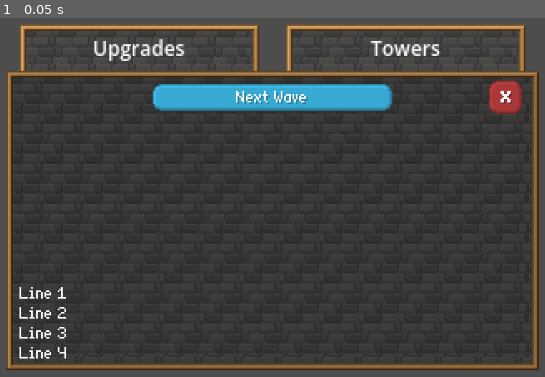
Above: before the commit, frame 1.
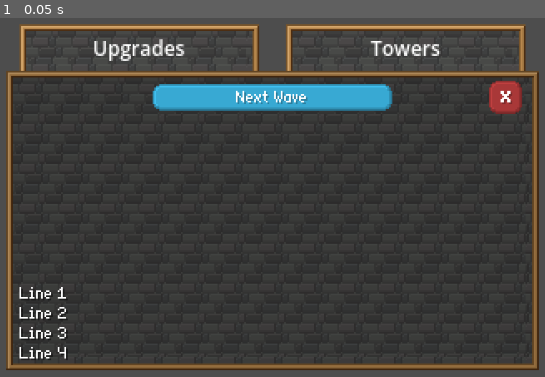
Above: after the commit, the same moment.

Repository: EthanLac13/monsters_vs_machines
Game: Godot game, scene res://scenes/objects/interactable/shop/ShopMenu.tscn
The game is run twice, just before and just after one commit, with the same random seed, the same clock (stepped at 60 frames per second) and the same inputs. This scene is started directly instead of the project's main scene.
Inputs:
- Up to frame 1 (0.05 s): no input

The runs differ from the first frame. In frame 1, 0.1% of the frame differs, in the area x 3-13%, y 75-96%.
Error before the commit: Invalid access to property or key 'shop_unlock_preview' on a base object of type 'Nil'. (res://scenes/objects/interactable/shop/shop_menu.gd:28)
Error after the commit: Invalid access to property or key 'shop_unlock_preview' on a base object of type 'Nil'. (res://scenes/objects/interactable/shop/shop_menu.gd:30)

Commit message:
Worked on shop menu and wave mechanics

Diff:
--- a/data/strings/en-USA/global_strings.json
+++ b/data/strings/en-USA/global_strings.json
@@ -1,4 +1,7 @@
 {
+	"shop_next_wave_text": "Start wave %d of %d.",
+	"shop_exit_text": "Exit the shop without starting the next wave.",
+
 	"shop_unlock_preview": "Unlock ([color=#ffd000]%d[/color]): %s",
 	"shop_unlock_preview_no_money": "Unlock ([color=#ffd000]%d[/color]): %s [color=#c02020](Not enough money)[/color]",
 
--- a/scenes/battle/wave_spawner.gd
+++ b/scenes/battle/wave_spawner.gd
@@ -9,6 +9,7 @@
 var stage_data_path_template: String = "res://data/levels/world_%d/map_%d/stage_%d.json"
 
 var wave: int = 0
+var max_wave: int = 0
 
 # Scene for the object that handles spawning enemies
 var character_spawner: Node2D
@@ -42,7 +43,7 @@
 
 	# Load wave data from a file
 	level_data = GeneralFunctions.load_json_file(stage_data_path_template % [current_world, current_map, current_stage])
-
+	max_wave = level_data.waves.size()
 	#start_wave()
 
 func _process(delta: float) -> void:
@@ -50,11 +51,12 @@
 
 func start_wave():
 	create_enemy_spawners(wave)
-	hud.set_wave_text(wave + 1)
+	hud.set_wave_text(wave + 1, max_wave)
 	hud.set_enemy_count(active_enemies)
 	hud.show_wave_hud()
 
 func end_wave():
+	wave += 1
 	hud.hide_wave_hud()
 
 func create_enemy_spawners(current_wave: int):
--- a/scenes/generic_button.gd
+++ b/scenes/generic_button.gd
@@ -4,6 +4,7 @@
 @export var pressed_texture: Texture2D = load("res://sprites/hud_sprites/buttons/button_anysize_pressed.png")
 var pressed_down: bool = false
 
+signal was_focused
 signal was_pressed
 
 func _ready() -> void:
@@ -33,5 +34,6 @@
 
 func focus():
 	$Glow.visible = true
+	was_focused.emit()
 func unfocus():
 	$Glow.visible = false
--- a/scenes/hud/hud.gd
+++ b/scenes/hud/hud.gd
@@ -76,8 +76,8 @@
 		wave_hud_element.visible = false
 
 # Sets wave text
-func set_wave_text(current_wave: int):
-	$WaveText.text = " " + str(current_wave)
+func set_wave_text(current_wave: int, max_wave: int):
+	$WaveText.text = " " + gauge_text_template % [current_wave, max_wave]
 
 # Sets enemy count
 func set_enemy_count(enemies: int):
--- a/scenes/objects/interactable/shop/ShopMenu.tscn
+++ b/scenes/objects/interactable/shop/ShopMenu.tscn
@@ -124,6 +124,7 @@
 offset_top = 128.0
 offset_right = 312.0
 offset_bottom = 176.0
+theme_override_colors/font_shadow_color = Color(0, 0, 0, 0.5019608)
 theme_override_fonts/normal_font = ExtResource("3_lmn3c")
 bbcode_enabled = true
 text = "Line 1
--- a/scenes/objects/interactable/shop/shop_menu.gd
+++ b/scenes/objects/interactable/shop/shop_menu.gd
@@ -1,6 +1,8 @@
 extends Control
 
 var state: int = 1
+
+var my_wave_spawner: Node2D
 
 var top_menu_option: int = 0
 var current_button: NinePatchRect
@@ -33,10 +35,14 @@
 func _ready() -> void:
 	skill_text = GeneralFunctions.load_translated_json_file(skill_text_path)
 	player = get_tree().get_nodes_in_group("friendly_characters")[0]
+	my_wave_spawner = get_tree().get_nodes_in_group("wave_spawners")[0]
+
 	current_button = $MainScreen/NextWaveButton
 
+	$MainScreen/NextWaveButton.was_focused.connect(show_start_wave_text)
 	$MainScreen/NextWaveButton.was_pressed.connect(start_next_wave)
-	$MainScreen/ExitButton.was_pressed.connect(quit_menu)
+	$MainScreen/ExitButton.was_focused.connect(show_exit_text)
+	$MainScreen/ExitButton.was_pressed.connect(exit_menu)
 
 	create_upgrade_boxes()
 	set_upgrade_mode()
@@ -57,6 +63,7 @@
 			if Input.is_action_just_pressed("InputDown"):
 				state = 1
 				upgrade_boxes[current_skill].set_current_skill_mode()
+				focus_on_upgrade(current_skill)
 				$MainScreen/NextWaveButton.unfocus()
 				$MainScreen/ExitButton.unfocus()
 
@@ -79,7 +86,7 @@
 				focus_on_upgrade(current_skill)
 
 			if Input.is_action_just_pressed("InputUp"):
-				if upgrade_mode:
+				if upgrade_mode && upgrade_boxes[current_skill].unlocked:
 					upgrade_mode = false
 					focus_on_upgrade(current_skill)
 				else:
@@ -178,13 +185,19 @@
 		$MainScreen/UpgradeText.text = individual_text.name + "\n" + individual_text.desc
 	previous_skill = upgrade_index
 
+# Shows wave start text
+func show_start_wave_text():
+	$MainScreen/UpgradeText.text = StringData.strings["shop_next_wave_text"] % [my_wave_spawner.wave + 1, my_wave_spawner.max_wave]
+# Show exit text
+func show_exit_text():
+	$MainScreen/UpgradeText.text = StringData.strings["shop_exit_text"]
+
 # Starts the next wave
 func start_next_wave():
-	var my_wave_spawner = get_tree().get_nodes_in_group("wave_spawners")[0]
 	my_wave_spawner.start_wave()
-	quit_menu()
+	exit_menu()
 
 # Exits the menu
-func quit_menu():
+func exit_menu():
 	get_tree().paused = false
 	queue_free()
